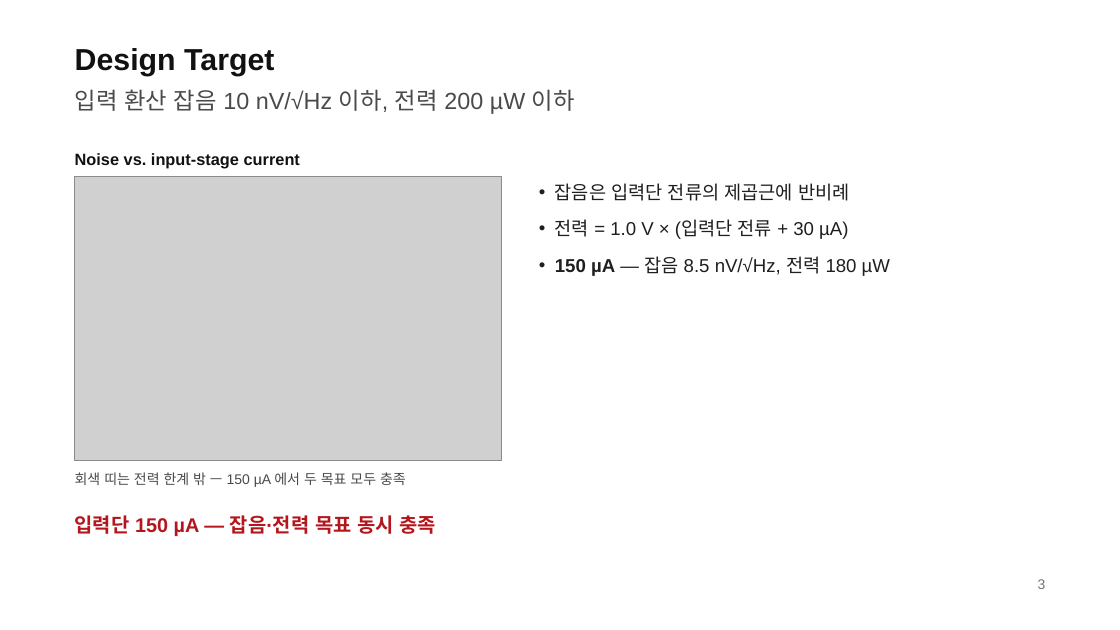
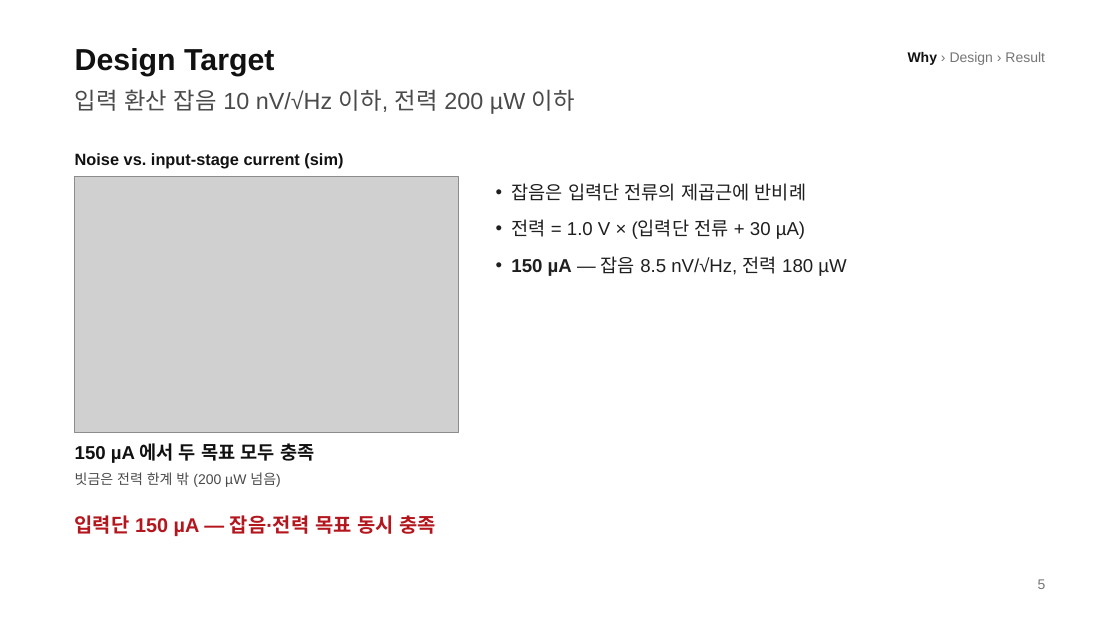
Before and after one commit to Coxwoo/simple-pt-jsw, a slide deck: slide 5 of example/demo_amp.pptx (slide 3 before the commit). Drawn at 1120x630 pixels with LibreOffice and Linux fonts; fonts in the diff are those of the drawing; grey boxes stand for pictures. Boxes give left, top, right and bottom in pixels: in the first picture for what was removed or moved away, otherwise in the second. Text is boxed around its words. In the diff, an @@ line names an element or a change of style, - is before the commit and + after.

```diff
--- a/example/demo_amp.pptx
+++ b/example/demo_amp.pptx
@@ text added at [908,52,1045,65], 12 pt, text #767676 @@
+Why › Design › Result
@@ text at [75,153,343,169]: text changed @@
-Noise vs. input-stage current
+Noise vs. input-stage current (sim)
@@ picture: place and size @@
-picture at [75,176,502,461]
+picture at [75,176,459,432]
@@ text "잡음은 입력단 전류의 제곱근에 반비례": place and size @@
-text "잡음은 입력단 전류의 제곱근에 반비례" at [555,183,890,276]
+text "잡음은 입력단 전류의 제곱근에 반비례" at [511,183,846,276]
@@ text at [75,443,314,463]: text changed; size 12 to 16 pt; text colour #4A4A4A to #111111; bold on @@
-회색 띠는 전력 한계 밖 — 150 µA 에서 두 목표 모두 충족
+150 µA 에서 두 목표 모두 충족
@@ text added at [75,472,280,487], 12 pt, text #4A4A4A @@
+빗금은 전력 한계 밖 (200 µW 넘음)
@@ text at [1038,579,1046,589]: text changed @@
-3
+5
```
Also in this commit, not shown: 9 other slides changed, 4 slides added, 32 other files.
